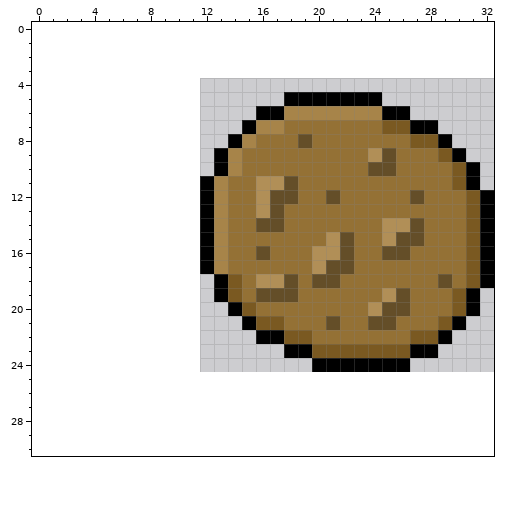
Pixel-art sprite, stored at images/Asteroid4.png. The picture above was drawn from the file before the commit.
The file is 21x21 pixels. The old version is drawn lined up with the new one, on the new canvas.
Once edited:
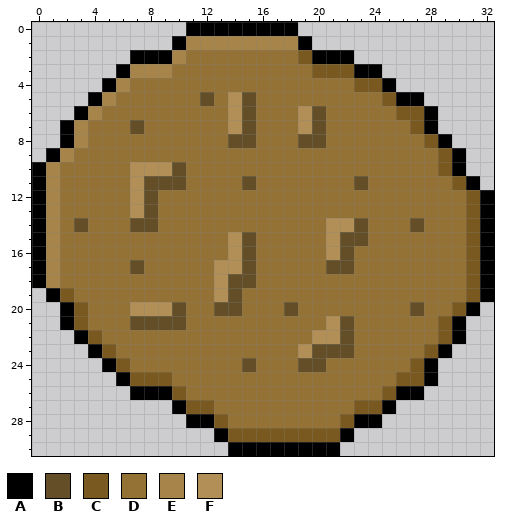
Palette (. is transparent): A #000000  B #644e28  C #7a5921  D #947135  E #a78449  F #b18f57
Message: Increased the size of Asteroid4
The edit:
canvas 21x21 -> 33x31, the old top-left corner now at 12,4
y 0: x 11..18 ........ -> AAAAAAAA
y 1: x 10..19 .......... -> AEEEEEEEEA
y 2: x 7..22 ................ -> AAAEDDDDDDDDCAAA
y 3: x 6..24 ................... -> AEEEDDDDDDDDDDCCCAA
y 4: x 5..25 ..................... -> AEDDDDDDDDDDDDDDDDCCA
y 5: x 4..27 ..............AAAAAAA... -> AEDDDDDDBDFBDDDDDDDDDCAA
y 6: x 3..28 .............AAEEEEEEEAA.. -> AEDDDDDDDDDFBDDDFBDDDDDCCA
y 7: x 2..17 .............AEE -> AEDDDBDDDDDDFBDD; x 19..20 DD -> FB; x 25..27 CCA -> DDC
y 8: x 2..15 ............AE -> AEDDDDDDDDDDBB; x 20 D -> B; x 27 C -> D
y 9: x 1..14 ............AE -> AEDDDDDDDDDDDD; x 24..25 FB -> DD
y 10: x 0..14 .............AE -> AEDDDDDFFFBDDDD; x 24..25 BB -> DD; x 29..31 DCA -> CA.
y 11: x 0..13 ............AE -> AEDDDDDFBBBDDD; x 15..18 DFFB -> BDDD; x 23 D -> B
y 12: x 0..13 ............AE -> AEDDDDDFBDDDDD; x 16..18 FBB -> DDD; x 21 B -> D; x 27 B -> D
y 13: x 0..13 ............AE -> AEDDDDDFBDDDDD; x 16..17 FB -> DD
y 14: x 0..13 ............AE -> AEDBDDDBBDDDDD; x 16..17 BB -> DD; x 21..23 DDD -> FFB; x 25..26 FF -> DD
y 15: x 0..15 ............AEDD -> AEDDDDDDDDDDDDFB; x 23 D -> B; x 25..27 FBB -> DDD
y 16: x 0..16 ............AEDDB -> AEDDDDDDDDDDDDFBD; x 20 F -> D; x 25..26 BB -> DD
y 17: x 0..15 ............AEDD -> AEDDDDDBDDDDDFFB; x 20 F -> D
y 18: x 0..18 .............ACDFFB -> AEDDDDDDDDDDDFBBDDD; x 20..21 BB -> DD; x 29 B -> D
y 19: x 1..14 ............AC -> ACDDDDDDDDDDFB; x 16..18 BBB -> DDD; x 25..26 FB -> DD; x 30..32 CA. -> DCA
y 20: x 2..15 ............AC -> ACDDDFFFBDDBBD; x 18 D -> B; x 24..27 FBBD -> DDDB
y 21: x 2..17 .............ACC -> ACDDDBBBBDDDDDDD; x 21..22 BD -> FB; x 24..25 BB -> DD
y 22: x 3..22 .............AACCDDD -> ACDDDDDDDDDDDDDDDFFB; x 27..30 CCA. -> DDCA
y 23: x 4..29 ..............AACCCCCCCAA. -> ACDDDDDDDDDDDDDFBBBDDDDDCA
y 24: x 5..28 ...............AAAAAAA.. -> ACDDDDDDDDBDDDBBDDDDDDCA
y 25: x 6..28 ....................... -> ACCCDDDDDDDDDDDDDDDDCCA
y 26: x 7..27 ..................... -> AAACDDDDDDDDDDDDDDCAA
y 27: x 10..25 ................ -> ACCDDDDDDDDDDCCA
y 28: x 11..24 .............. -> AACDDDDDDDDCAA
y 29: x 13..22 .......... -> ACCCCCCCCA
y 30: x 14..21 ........ -> AAAAAAAA
Boxes around the changes in both pictures, in picture pixels (x1, y1, x2, y2):
changed: (32, 22, 494, 456)
